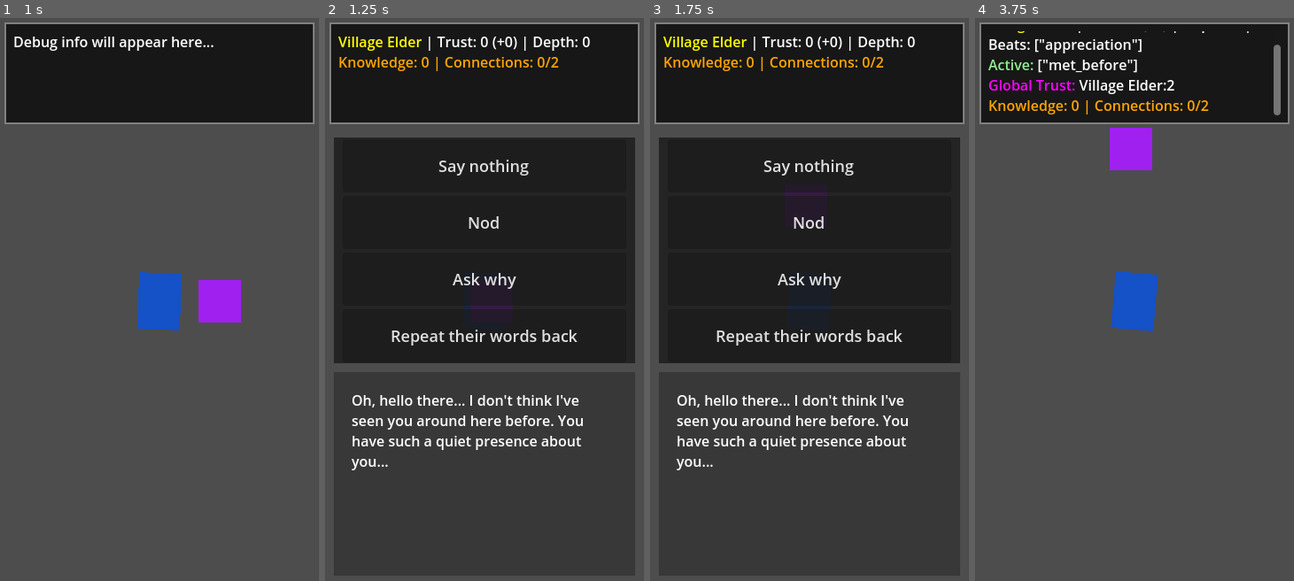
Above: before the commit, frames 1-4 (left to right).
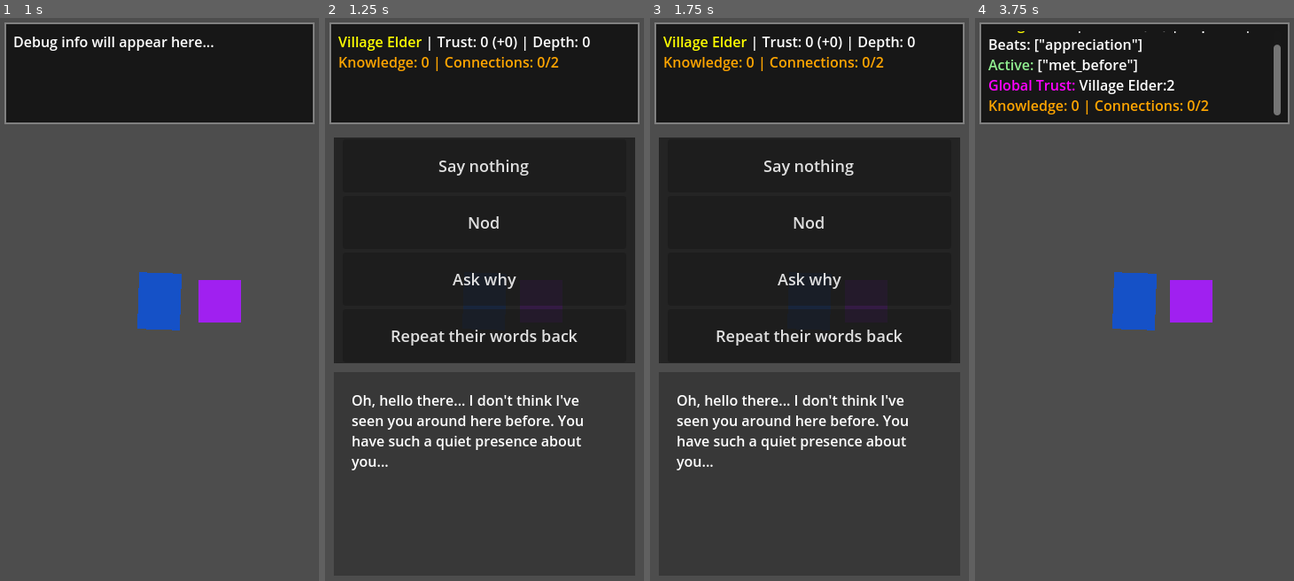
Above: after the commit, the same moments.

Repository: mgsrevolver/bedbound
Game: Godot game, scene res://scenes/Main.tscn
Two runs of this game, one before a commit and one after it. Both use one fixed random seed, a clock stepped at 60 frames per second and the inputs below.
Inputs:
- Up to frame 1 (1 s): tap Enter at 0.5 s; hold D (move_right) from 0.53 s (still down)
- Up to frame 2 (1.25 s): keep holding D (move_right)
- Up to frame 3 (1.75 s): release D (move_right) at 1.28 s; hold S (move_down) from 1.28 s (still down)
- Up to frame 4 (3.75 s): release S (move_down) at 2 s; click "Say nothing" at 2 s; click "Nod" at 2.75 s; click "Continue" at 3.5 s

Frame 1 is identical in both runs. In frame 2, 0.2% of the frame differs, in the area x 45-75%, y 51-52%; in frame 3, 0.2%; in frame 4, 2.1%, in the area x 42-75%, y 19-56%.

Commit message:
working on dialogue bugs

Diff:
--- a/scripts/dialogue/DialogueManager.gd
+++ b/scripts/dialogue/DialogueManager.gd
@@ -78,9 +78,11 @@
 
 func end_dialogue():
 	if dialogue_ui:
+		dialogue_ui.visible = false
 		dialogue_ui.queue_free()
 
-	main_scene.end_dialog()
+	if main_scene:
+		main_scene.end_dialog()
 	current_npc = null
 	dialogue_ended.emit()
 
--- a/scripts/npcs/NPC.gd
+++ b/scripts/npcs/NPC.gd
@@ -44,6 +44,11 @@
 
 func _on_area_entered(area):
 	if area.get_parent() is Player:
+		# Check if we're already in dialogue
+		var main_scene = get_tree().get_first_node_in_group("main")
+		if main_scene and main_scene.current_state != main_scene.GameState.OVERWORLD:
+			return
+
 		player_approached.emit()
 		var dialogue_manager = get_tree().get_first_node_in_group("dialogue_manager")
 		if dialogue_manager:
--- a/scripts/player/Player.gd
+++ b/scripts/player/Player.gd
@@ -5,8 +5,11 @@
 
 var speed: float = 120.0
 var direction: Vector2 = Vector2.DOWN
+var main_scene: Node
 
 func _ready():
+	main_scene = get_tree().get_first_node_in_group("main")
+
 	var texture = ImageTexture.new()
 	var image = Image.create(24, 32, false, Image.FORMAT_RGB8)
 	image.fill(Color(0.29, 0.565, 0.886))
@@ -18,6 +21,11 @@
 	move_and_slide()
 
 func handle_movement():
+	# Don't allow movement during dialogue
+	if main_scene and main_scene.current_state != main_scene.GameState.OVERWORLD:
+		velocity = Vector2.ZERO
+		return
+
 	var input_vector = Vector2.ZERO
 
 	if Input.is_action_pressed("move_up"):
Not shown, added: .claude/settings.local.json
Not shown, added: .cursor/mcp.json
